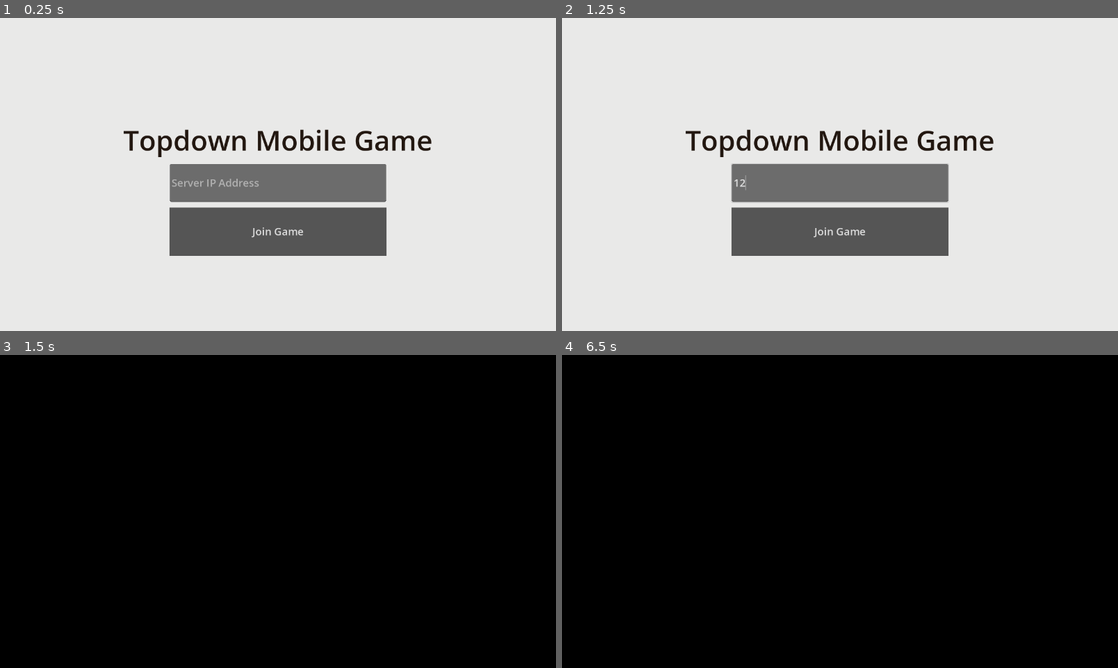
Above: before the commit, frames 1-4 (two rows, left to right).
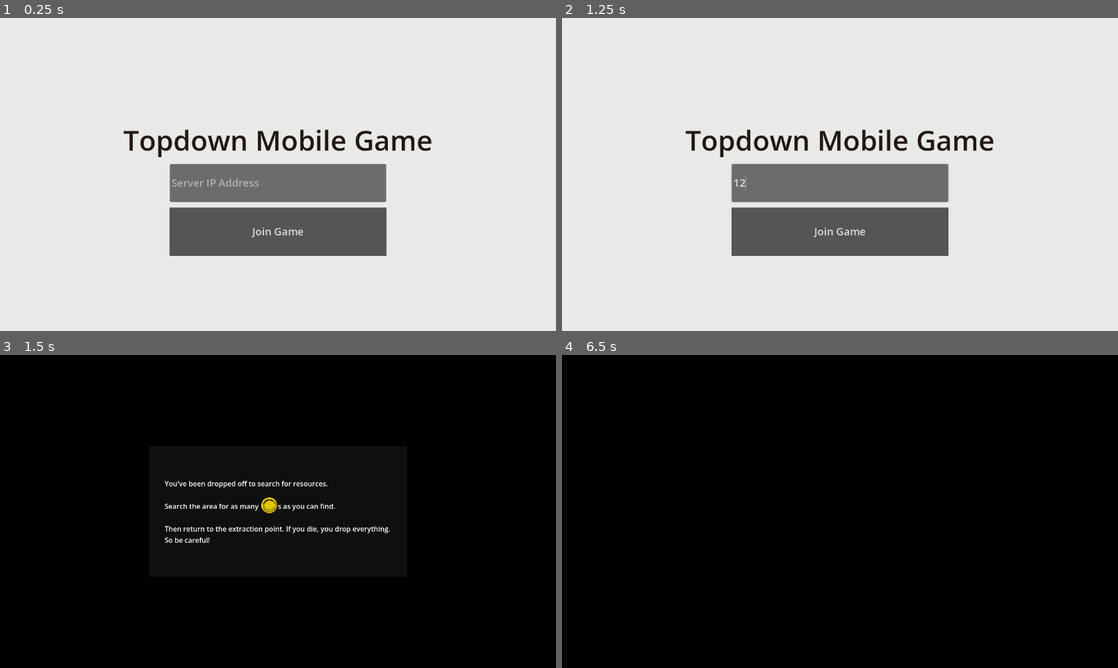
Above: after the commit, the same moments.

Repository: 1-lost-peon/topdown-mobile
Game: Godot game, scene res://main.tscn
Same seed, same stepped clock (60 frames per second), same inputs: the game is played once before the commit and once after it.
Inputs (mouse positions are in pixels of both pictures, inside the frame that each line leads up to):
- Up to frame 1 (0.25 s): no input
- Up to frame 2 (1.25 s): click (840, 183) at 0.52 s; type "12" at 0.6 s
- Up to frame 3 (1.5 s): click "Join Game" at 1.25 s
- Up to frame 4 (6.5 s): tap Enter at 2, 3.5, 5 s; move the mouse to (962, 495) at 2.02 s; hold Shift 2.03-2.75 s; click (962, 495) at 2.17 s; tap Space at 2.75, 4.25, 5.75 s; drag from (728, 527) to (812, 574) at 2.77 s; move the mouse to (895, 442) at 3.52 s; hold Shift 3.53-4.25 s; click (895, 442) at 3.67 s; drag from (812, 574) to (673, 464) at 4.27 s; move the mouse to (1006, 558) at 5.02 s; hold Shift 5.03-5.75 s; click (1006, 558) at 5.17 s; drag from (673, 464) to (756, 433) at 5.77 s

Frames 1-2 are identical in both runs. In frame 3, 1.2% of the frame differs, in the area x 29-71%, y 40-60%; in frame 4, nothing differs.

Commit message:
Tutorial scene completed.

Diff:
--- a/gui/gui.gd
+++ b/gui/gui.gd
@@ -3,13 +3,16 @@
 
 enum Scene {
 	MAIN_MENU,
+	TUTORIAL,
 	EMPTY,
 }
 
 @export var main_menu_scene: PackedScene
+@export var tutorial_scene: PackedScene
 
 var world: Node3D
 var main_menu: Node
+var tutorial: Node
 var scene: Scene
 
 @onready var black_scene: Control = $BlackScene
@@ -37,15 +40,22 @@
 	add_child(main_menu)
 
 
+func setup_tutorial() -> void:
+	tutorial = tutorial_scene.instantiate()
+	add_child(tutorial)
+	tutorial.scene_changed.connect(_on_scene_changed)
+
+
 func _on_scene_changed(scene: Scene) -> void:
 	var tween = get_tree().create_tween()
 	tween.tween_property(black_scene, "modulate", Color.from_rgba8(255, 255, 255, 255), 0.0)
 	match scene:
 		Scene.MAIN_MENU:
 			setup_main_menu()
+		Scene.TUTORIAL:
+			setup_tutorial()
 		Scene.EMPTY:
 			pass
-
 
 
 func _on_scene_loaded() -> void:
--- a/gui/gui.tscn
+++ b/gui/gui.tscn
@@ -1,10 +1,14 @@
 [gd_scene format=3 uid="uid://hiuauehffhc6"]
 
 [ext_resource type="Script" uid="uid://dvsun1wmifgn6" path="res://gui/gui.gd" id="1_q8o8l"]
+[ext_resource type="PackedScene" uid="uid://b1fku66aejinc" path="res://gui/main_menu.tscn" id="2_ioifv"]
+[ext_resource type="PackedScene" uid="uid://duiys1xjh0hbe" path="res://gui/tutorial.tscn" id="3_q46mf"]
 
 [node name="GUI" type="CanvasLayer" unique_id=285665816]
 process_mode = 3
 script = ExtResource("1_q8o8l")
+main_menu_scene = ExtResource("2_ioifv")
+tutorial_scene = ExtResource("3_q46mf")
 
 [node name="BlackScene" type="Control" parent="." unique_id=935850699]
 modulate = Color(1, 1, 1, 0)
--- a/gui/main_menu.gd
+++ b/gui/main_menu.gd
@@ -20,5 +20,5 @@
 
 
 func end_scene() -> void:
-	scene_changed.emit(GUI.Scene.EMPTY)
+	scene_changed.emit(GUI.Scene.TUTORIAL)
 	queue_free()
--- /dev/null
+++ b/gui/tutorial.gd
@@ -0,0 +1,18 @@
+extends Control
+
+signal scene_changed
+
+@onready var timer: Timer = $Timer
+
+
+func _ready() -> void:
+	timer.start()
+
+
+func end_scene() -> void:
+	scene_changed.emit(GUI.Scene.EMPTY)
+	queue_free()
+
+
+func _on_timer_timeout() -> void:
+	queue_free()
--- /dev/null
+++ b/gui/tutorial.tscn
@@ -0,0 +1,70 @@
+[gd_scene format=3 uid="uid://duiys1xjh0hbe"]
+
+[ext_resource type="Texture2D" uid="uid://b64p1jp5gbs58" path="res://world/coins/faceon_gold_coin.png" id="1_5p4sk"]
+[ext_resource type="Script" uid="uid://dyhj7tia5pls2" path="res://gui/tutorial.gd" id="1_c425y"]
+
+[node name="Tutorial" type="Control" unique_id=232173554]
+layout_mode = 3
+anchors_preset = 15
+anchor_right = 1.0
+anchor_bottom = 1.0
+grow_horizontal = 2
+grow_vertical = 2
+script = ExtResource("1_c425y")
+
+[node name="ColorRect" type="ColorRect" parent="." unique_id=1088087575]
+layout_mode = 1
+anchors_preset = 15
+anchor_right = 1.0
+anchor_bottom = 1.0
+grow_horizontal = 2
+grow_vertical = 2
+color = Color(0, 0, 0, 1)
+
+[node name="Panel" type="Panel" parent="." unique_id=1928841736]
+layout_mode = 1
+anchors_preset = 8
+anchor_left = 0.5
+anchor_top = 0.5
+anchor_right = 0.5
+anchor_bottom = 0.5
+offset_left = -296.5
+offset_top = -150.0
+offset_right = 296.5
+offset_bottom = 150.0
+grow_horizontal = 2
+grow_vertical = 2
+
+[node name="Label" type="Label" parent="Panel" unique_id=1089795739]
+layout_mode = 1
+anchors_preset = 8
+anchor_left = 0.5
+anchor_top = 0.5
+anchor_right = 0.5
+anchor_bottom = 0.5
+offset_left = -262.0
+offset_top = -76.5
+offset_right = 262.0
+offset_bottom = 76.5
+grow_horizontal = 2
+grow_vertical = 2
+text = "You've been dropped off to search for resources.
+
+Search the area for as many coinss as you can find.
+
+Then return to the extraction point. If you die, you drop everything.
+So be careful!"
+
+[node name="TextureRect" type="TextureRect" parent="Panel/Label" unique_id=413868375]
+layout_mode = 0
+offset_left = 221.0
+offset_top = 41.5
+offset_right = 261.0
+offset_bottom = 81.5
+texture = ExtResource("1_5p4sk")
+expand_mode = 2
+
+[node name="Timer" type="Timer" parent="." unique_id=945638801]
+wait_time = 5.0
+
+[connection signal="timeout" from="Timer" to="." method="_on_timer_timeout"]
Not shown, added: gui/tutorial.gd.uid
